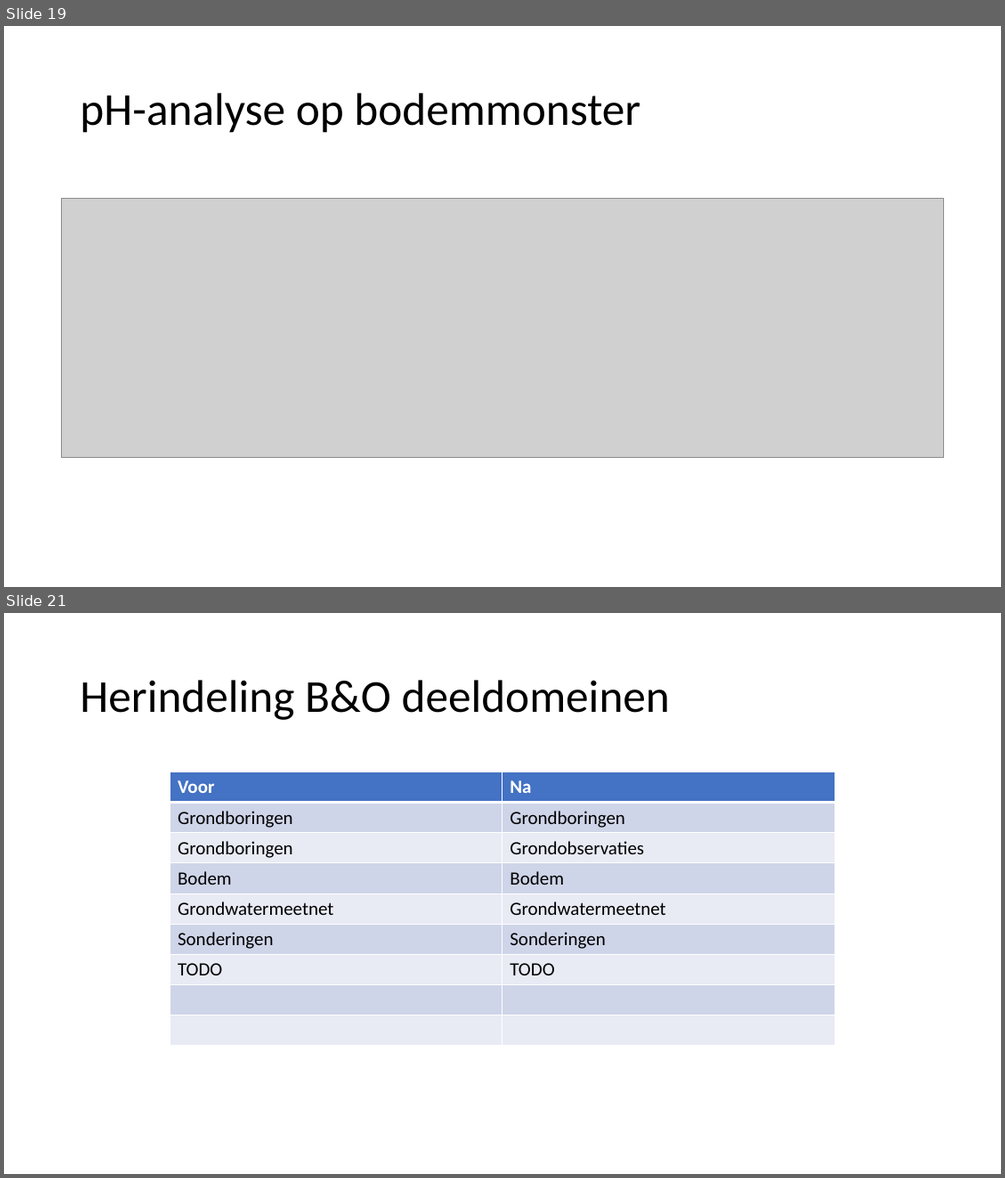
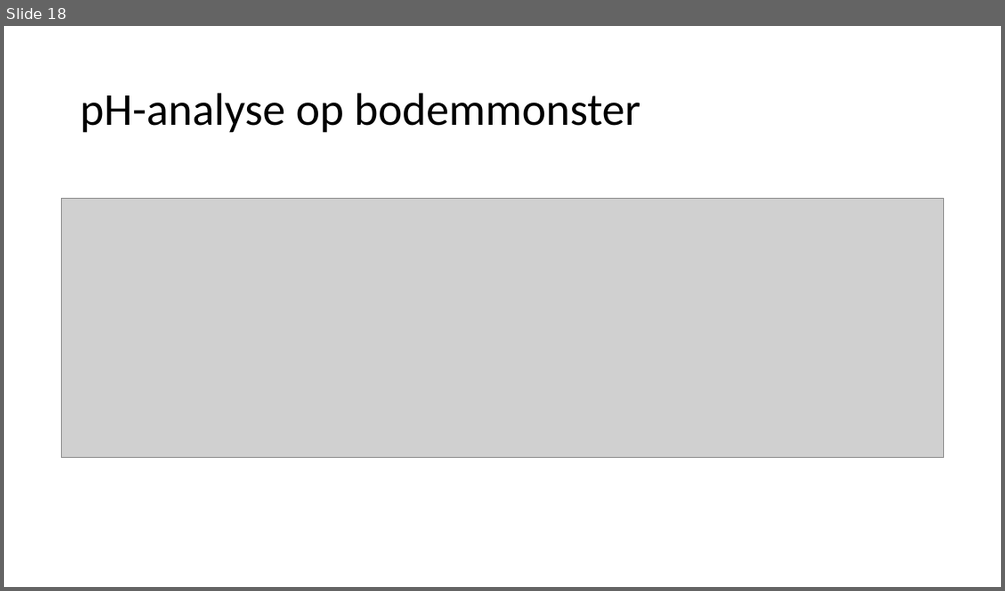
Before and after one commit to Informatievlaanderen/OSLOthema-bodemEnOndergrond, a slide deck: resources/consolidatie/WerkgroepConsolidatie20210531.pptx. Shown one above the other, each under a label of ours: slides 19 and 21 before the commit, slide 18 after it; the slides between them are not shown. The pictures are 1005x1178 and 1005x591 pixels, drawn with LibreOffice and Linux fonts; fonts in the diff are those of the drawing; grey boxes stand for pictures. Boxes give left, top, right and bottom in pixels: in the first picture for what was removed or moved away, otherwise in the second. Text is boxed around its words. In the diff, an @@ line names an element or a change of style, - is before the commit and + after.

```diff
--- a/resources/consolidatie/WerkgroepConsolidatie20210531.pptx
+++ b/resources/consolidatie/WerkgroepConsolidatie20210531.pptx
@@ slide 21 removed at [4, 613, 1001, 1174], background #FFFFFF @@
@@ title removed at [80, 680, 670, 720] @@
-Herindeling B&O deeldomeinen
@@ table removed at [170, 772, 834, 1046], 9 rows, 2 columns @@
-Voor | Na
-Grondboringen | Grondboringen
-Grondboringen | Grondobservaties
-Bodem | Bodem
-Grondwatermeetnet | Grondwatermeetnet
-Sonderingen | Sonderingen
-TODO | TODO
- | 
- | 
@@ what was slide 19 is now slide 18 @@
```
Also in this commit, not shown: 1 slide changed, 15 slides added, 4 other slides removed.
